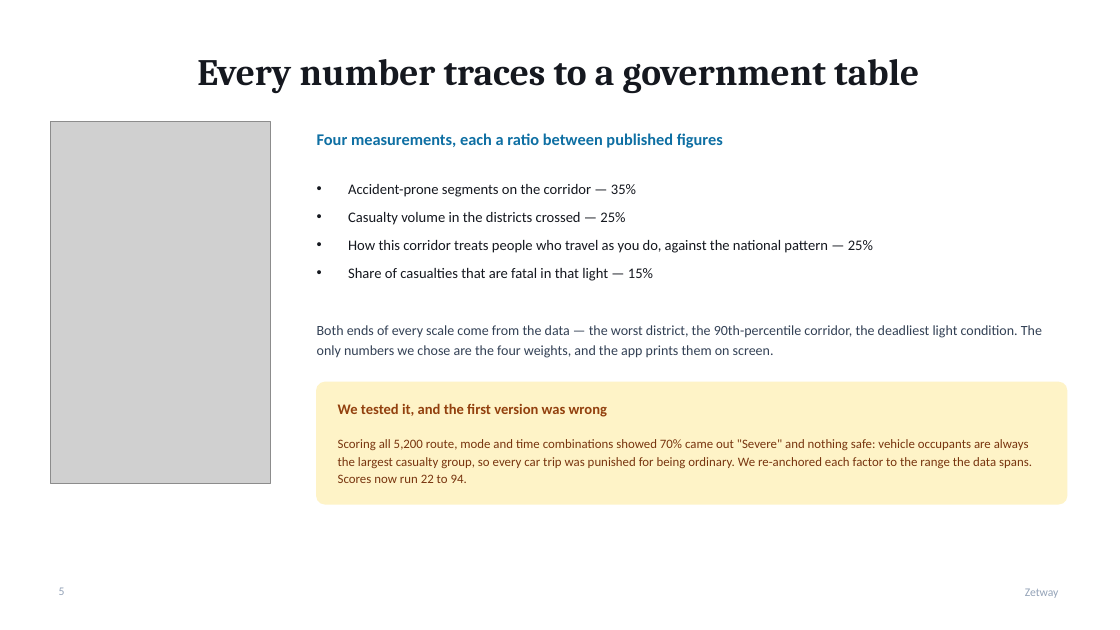
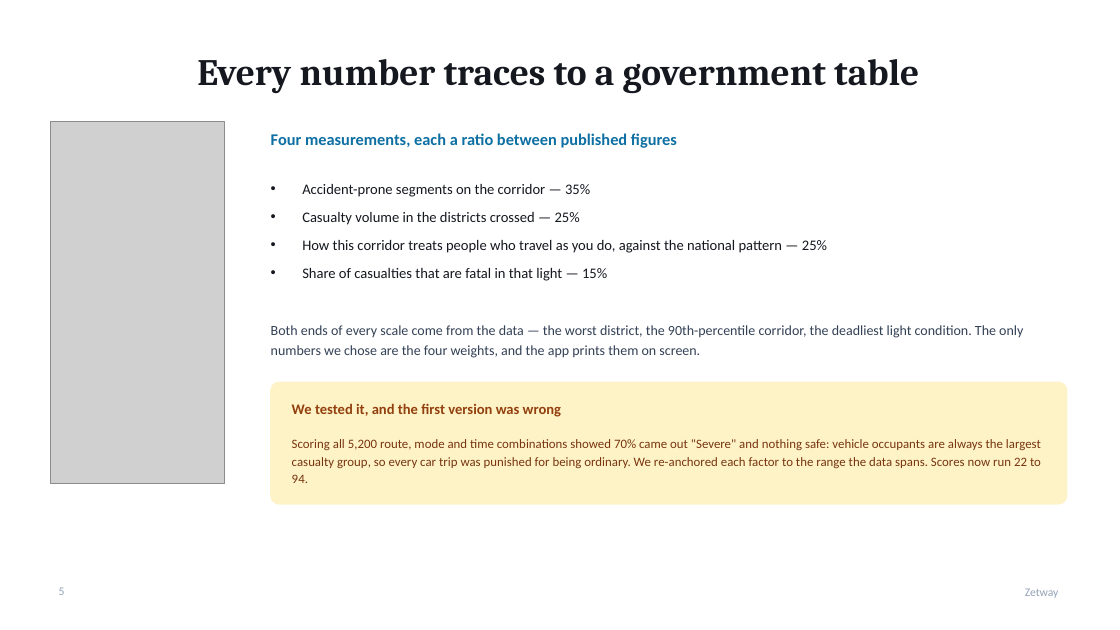
Before and after one commit to sahiljeebun132-dev/BackpropPirates, a slide deck: slide 5 of docs/Zetway-Pitch.pptx. Drawn at 1120x630 pixels with LibreOffice and Linux fonts; fonts in the diff are those of the drawing; grey boxes stand for pictures. Boxes give left, top, right and bottom in pixels: in the first picture for what was removed or moved away, otherwise in the second. Text is boxed around its words. In the diff, an @@ line names an element or a change of style, - is before the commit and + after.

```diff
--- a/docs/Zetway-Pitch.pptx
+++ b/docs/Zetway-Pitch.pptx
@@ picture: place and size @@
-picture at [50, 122, 271, 483]
+picture at [50, 122, 224, 483]
@@ text "Four measurements, each a ratio ...": place and size @@
-text "Four measurements, each a ratio ..." at [317, 133, 723, 148]
+text "Four measurements, each a ratio ..." at [271, 133, 677, 148]
@@ text "Accident-prone segments on the corridor ...": place and size @@
-text "Accident-prone segments on the corridor ..." at [348, 184, 873, 281]
+text "Accident-prone segments on the corridor ..." at [302, 184, 827, 281]
@@ text "Both ends of every scale ..." rewrapped from [317, 325, 1042, 358] to [271, 325, 1023, 358] @@
@@ rounded rectangle: place and size @@
-rounded rectangle at [317, 382, 1067, 504]
+rounded rectangle at [271, 382, 1067, 504]
@@ text "We tested it, and the ...": place and size @@
-text "We tested it, and the ..." at [338, 403, 607, 417]
+text "We tested it, and the ..." at [292, 403, 561, 417]
@@ text "Scoring all 5,200 route, mode ..." rewrapped from [338, 439, 1032, 483] to [292, 439, 1041, 483] @@
```
Also in this commit, not shown: 1 other slide changed, 5 other files.
